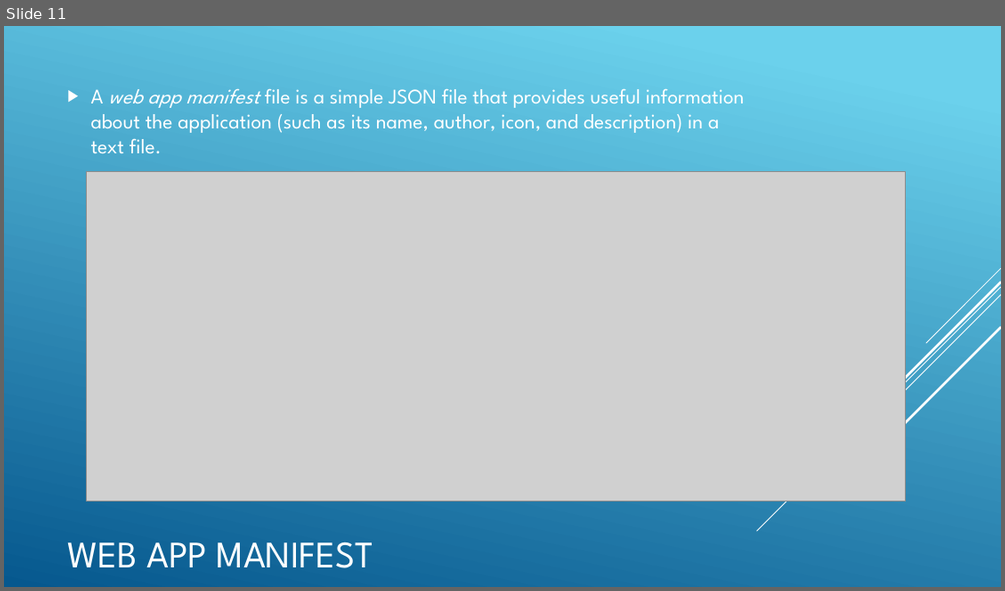
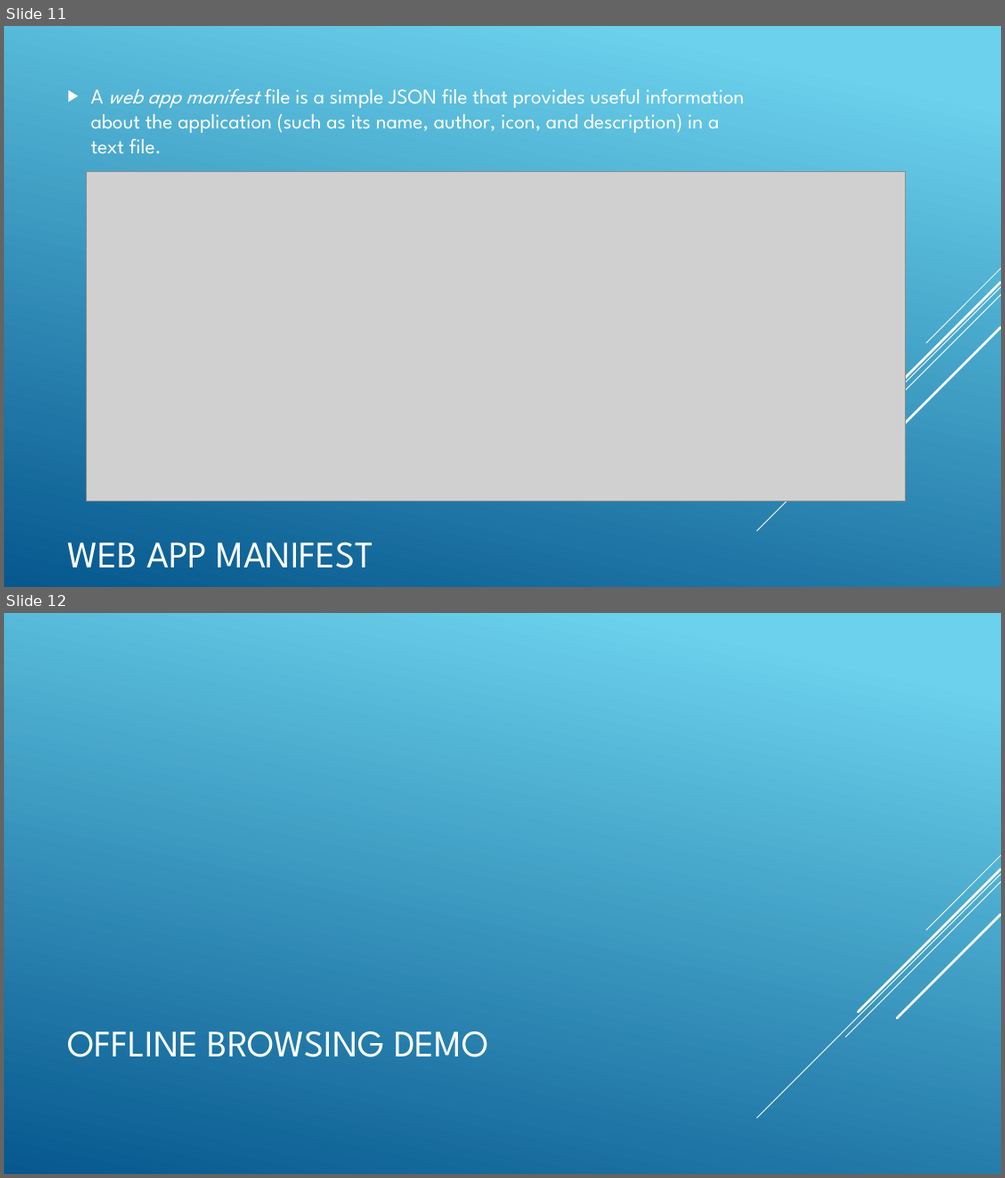
Before and after one commit to ngohungphuc/Presentation, a slide deck: Progressive Web App/PWA.pptx. Shown one above the other, each under a label of ours: slide 11 before the commit, slides 11 and 12 after it. The pictures are 1005x591 and 1005x1178 pixels, drawn with LibreOffice and Linux fonts; fonts in the diff are those of the drawing; grey boxes stand for pictures. Boxes give left, top, right and bottom in pixels: in the first picture for what was removed or moved away, otherwise in the second. Text is boxed around its words. In the diff, an @@ line names an element or a change of style, - is before the commit and + after.

Commit message:
update slide

```diff
--- a/Progressive Web App/PWA.pptx
+++ b/Progressive Web App/PWA.pptx
@@ slide 12 added at box(4, 613, 1001, 1174), background gradient #6ED2EB to #06588E; not listed: 5 template elements that a slide beside it also shows @@
@@ title added at box(67, 1030, 489, 1057), 36 pt, text #FFFFFF @@
+OFFLINE BROWSING DEMO
```
